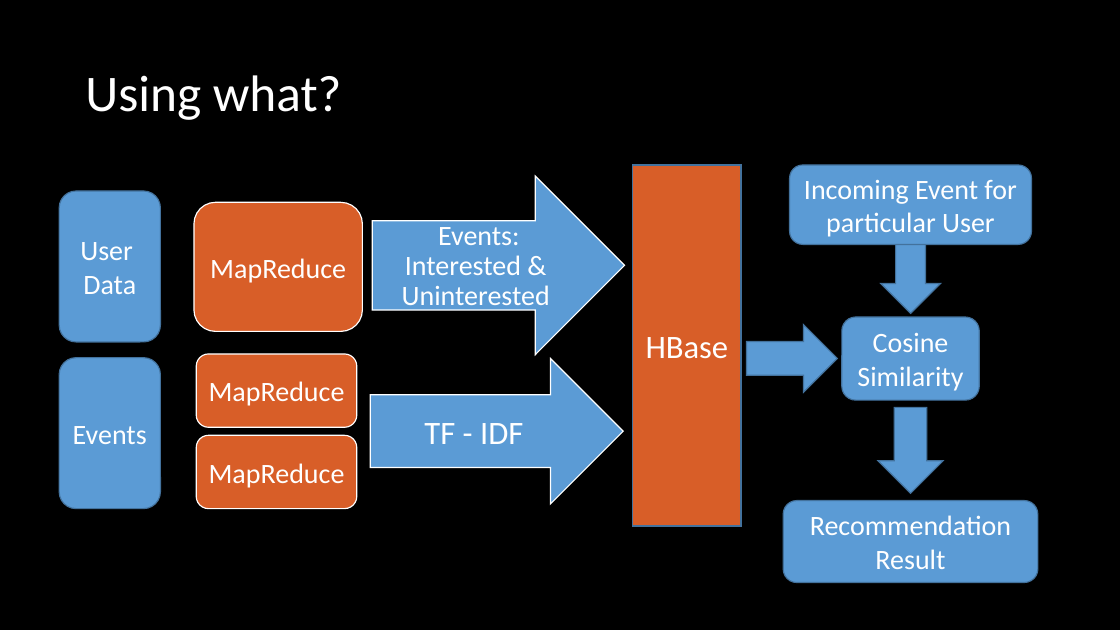
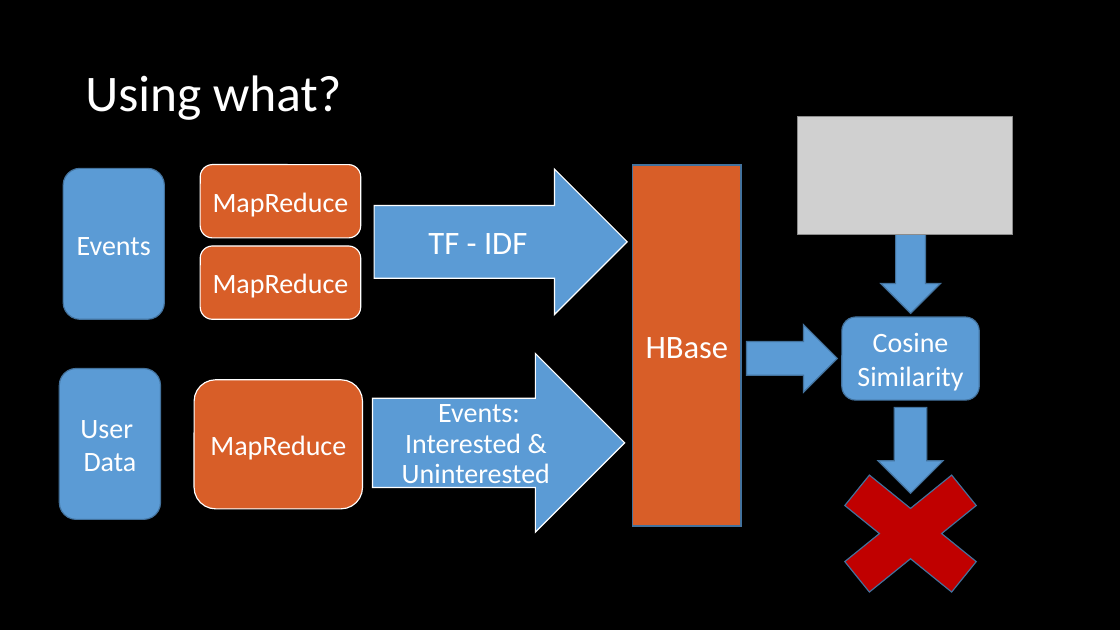
Before and after one commit to dhiviyadhanasekar/Events_Recommender, a slide deck: slide 7 of Big Data Project.pptx (slide 5 before the commit). Drawn at 1120x630 pixels with LibreOffice and Linux fonts; fonts in the diff are those of the drawing; grey boxes stand for pictures. Boxes give left, top, right and bottom in pixels: in the first picture for what was removed or moved away, otherwise in the second. Text is boxed around its words. In the diff, an @@ line names an element or a change of style, - is before the commit and + after.

```diff
--- a/Big Data Project.pptx
+++ b/Big Data Project.pptx
@@ picture added at [797, 117, 1013, 234] @@
@@ right arrow: place and size @@
-right arrow at [372, 176, 624, 355]
+right arrow at [374, 169, 627, 314]
@@ rounded rectangle removed at [790, 165, 1032, 245] @@
-Incoming Event for particular User
@@ 3 rounded rectangles, 1 text: place and size @@
-3 rounded rectangles, 1 text at [59, 354, 523, 509]
+3 rounded rectangles, 1 text at [63, 165, 527, 319]
@@ right arrow: place and size @@
-right arrow at [371, 359, 623, 504]
+right arrow at [372, 354, 624, 533]
@@ rounded rectangle "User": place and size @@
-rounded rectangle "User" at [59, 191, 160, 342]
+rounded rectangle "User" at [60, 369, 161, 520]
@@ rounded rectangle "MapReduce": place and size @@
-rounded rectangle "MapReduce" at [194, 202, 363, 332]
+rounded rectangle "MapReduce" at [194, 380, 363, 509]
@@ text "Events: Interested & Uninterested": place and size @@
-text "Events: Interested & Uninterested" at [402, 227, 550, 312]
+text "Events: Interested & Uninterested" at [402, 404, 550, 490]
@@ cross added at [808, 450, 1014, 617], fill #C00000, outline #43739E 1 pt @@
@@ rounded rectangle removed at [783, 501, 1038, 583] @@
-Recommendation Result
```
Also in this commit, not shown: 2 other slides changed, 3 slides added, 2 slides removed, 51 other files.
